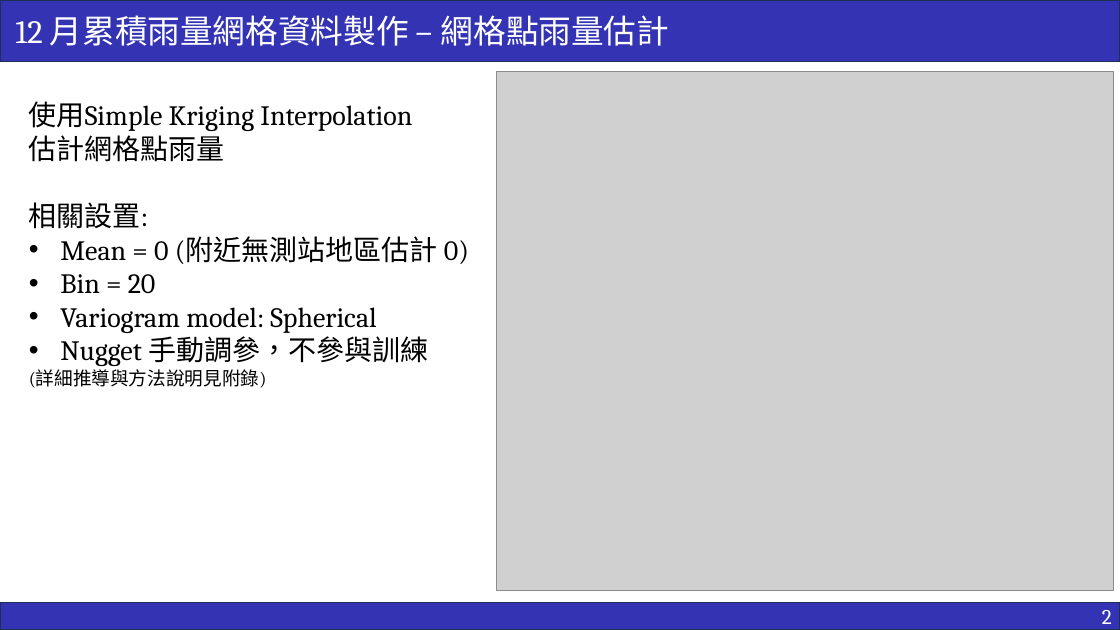
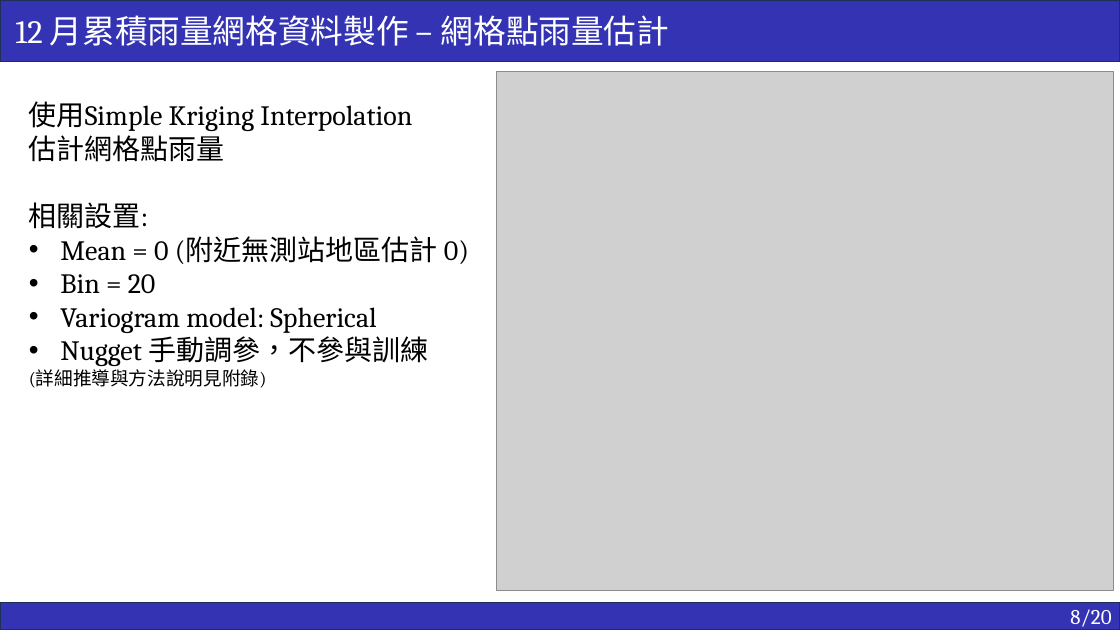
Before and after one commit to ricki0313/rainfall_practice, a slide deck: slide 9 of report/rainfall_report.pptx. Drawn at 1120x630 pixels with LibreOffice and Linux fonts; fonts in the diff are those of the drawing; grey boxes stand for pictures. Boxes give left, top, right and bottom in pixels: in the first picture for what was removed or moved away, otherwise in the second. Text is boxed around its words. In the diff, an @@ line names an element or a change of style, - is before the commit and + after.

```diff
--- a/report/rainfall_report.pptx
+++ b/report/rainfall_report.pptx
@@ text in rectangle at bbox=[1070, 609, 1111, 630]: text changed @@
-2
+8/20
```
Also in this commit, not shown: 15 other slides changed, 5 slides added, 1 slide removed, 4 other files.
